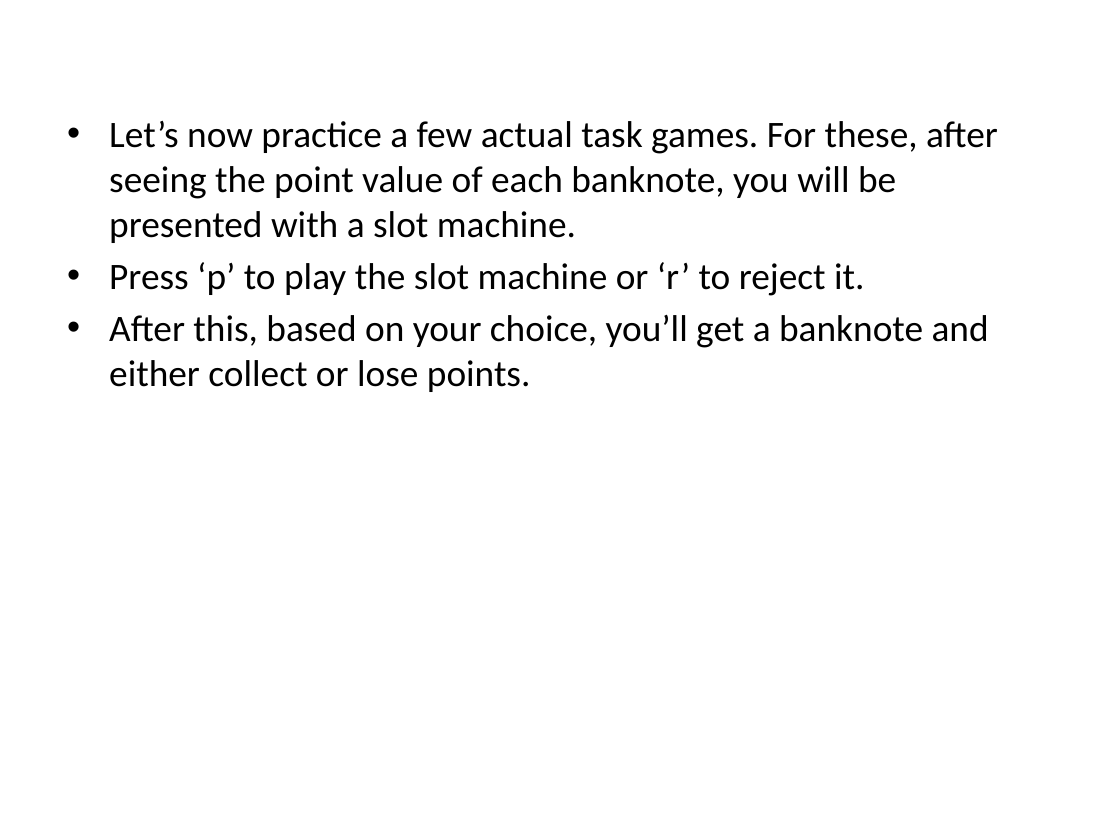
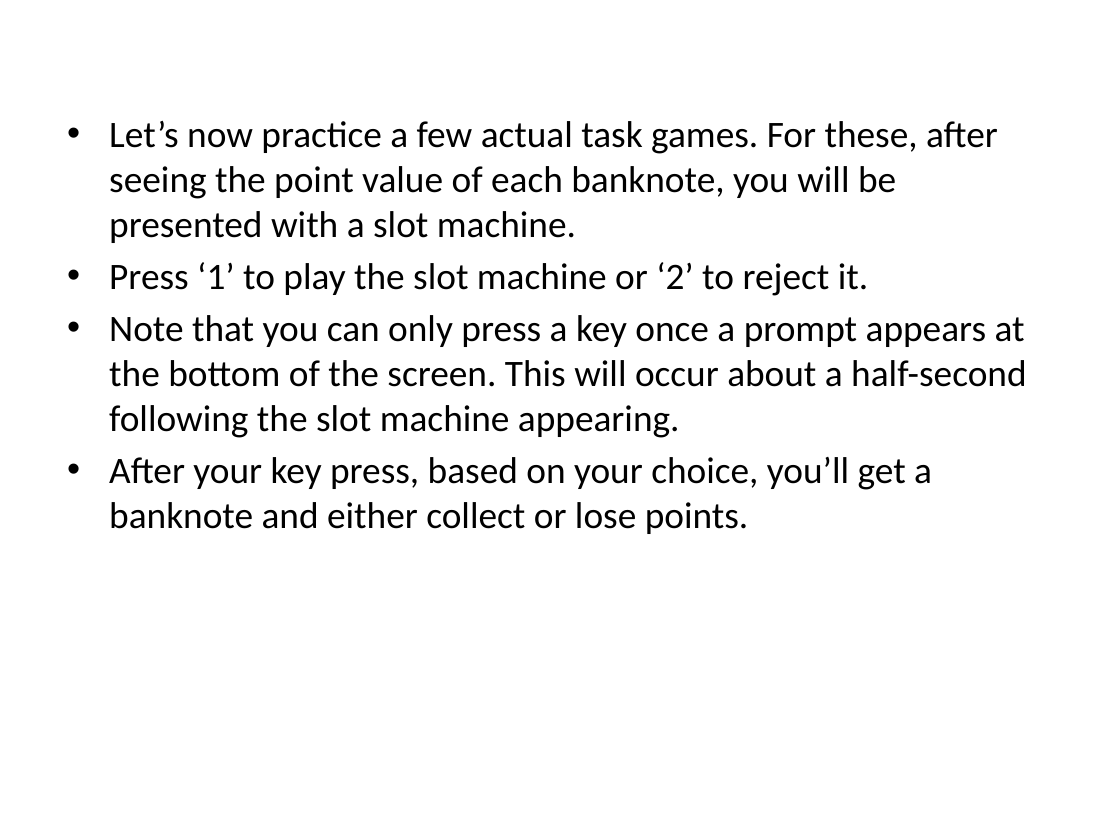
Before and after one commit to evanrussek/Gamble_Task_browser, a slide deck: slide 8 of public/Online_Task/Stimuli/uws_instr_slides_ver2_jpg_o0.pptx. Drawn at 1120x840 pixels with LibreOffice and Linux fonts; fonts in the diff are those of the drawing. Boxes give left, top, right and bottom in pixels: in the first picture for what was removed or moved away, otherwise in the second. Text is boxed around its words. In the diff, an @@ line names an element or a change of style, - is before the commit and + after.

```diff
--- a/public/Online_Task/Stimuli/uws_instr_slides_ver2_jpg_o0.pptx
+++ b/public/Online_Task/Stimuli/uws_instr_slides_ver2_jpg_o0.pptx
@@ text at [109,262,1026,534]: text changed @@
-• Press ‘p’ to play the slot machine or ‘r’ to reject it.
-• After this, based on your choice, you’ll get a banknote and either collect or lose points.
+• Press ‘1’ to play the slot machine or ‘2’ to reject it.
+• Note that you can only press a key once a prompt appears at the bottom of the screen. This will occur about a half-second following the slot machine appearing.
+• After your key press, based on your choice, you’ll get a banknote and either collect or lose points.
```
Also in this commit, not shown: 5 other slides changed, 39 other files.
